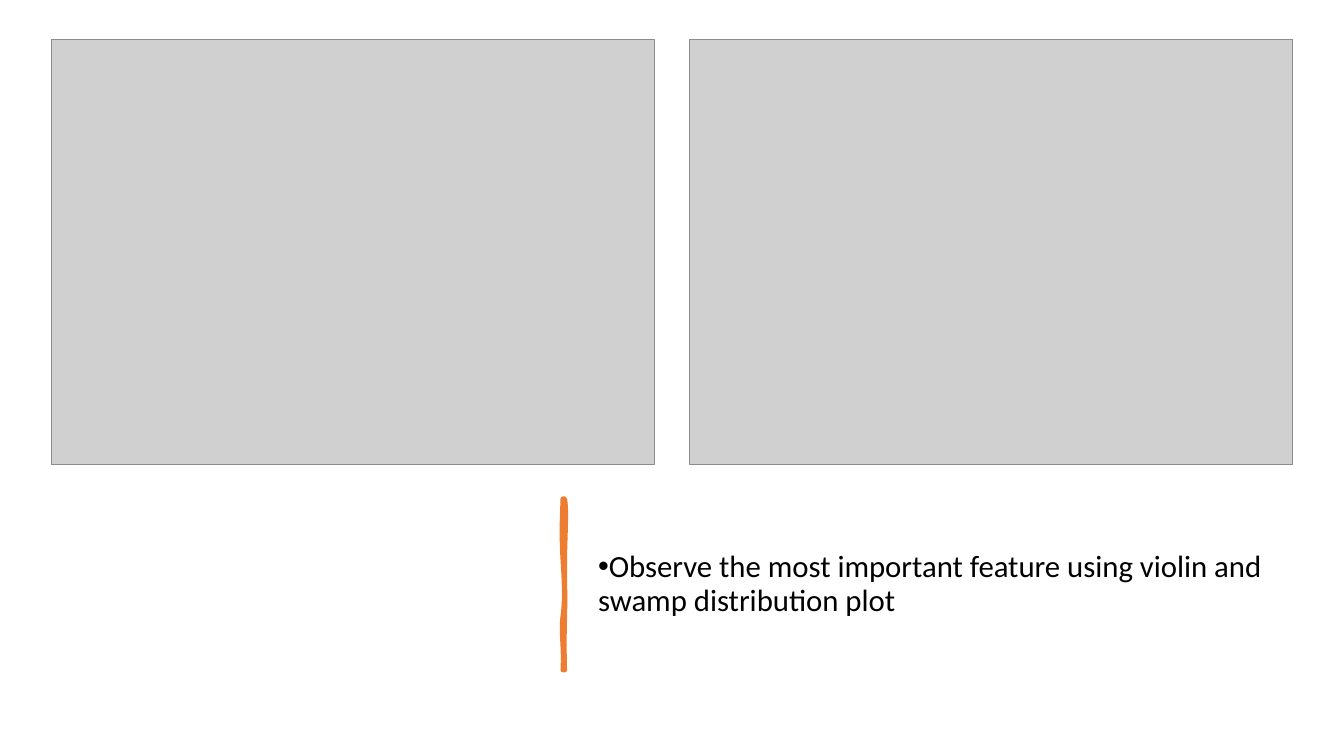
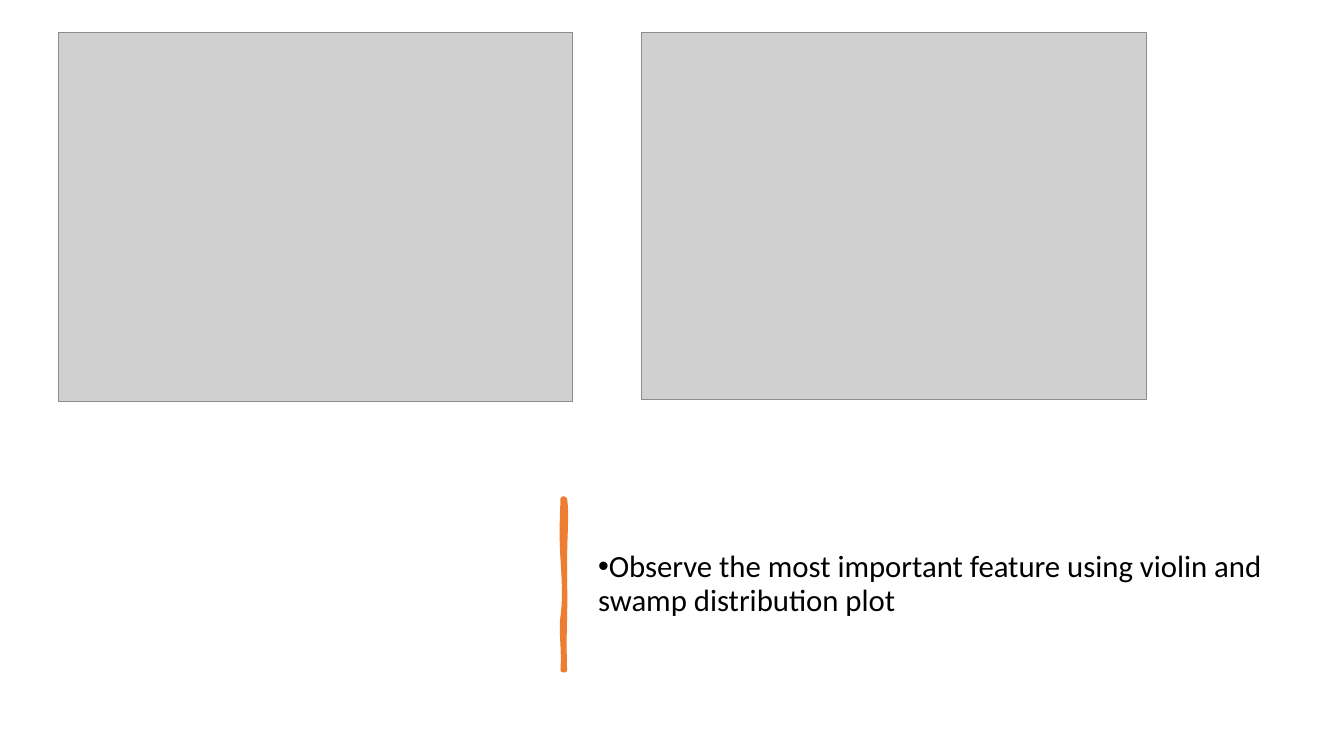
Before and after one commit to HienTruong89/Exploratory-data-analysis, a slide deck: slide 5 of Study cases/breastcancer/Breast cancer.pptx (slide 8 before the commit). Drawn at 1344x756 pixels with LibreOffice and Linux fonts; fonts in the diff are those of the drawing; grey boxes stand for pictures. Boxes give left, top, right and bottom in pixels: in the first picture for what was removed or moved away, otherwise in the second. Text is boxed around its words. In the diff, an @@ line names an element or a change of style, - is before the commit and + after.

```diff
--- a/Study cases/breastcancer/Breast cancer.pptx
+++ b/Study cases/breastcancer/Breast cancer.pptx
@@ picture: place and size @@
-picture at (51,39,654,465)
+picture at (58,32,573,401)
@@ picture: place and size @@
-picture at (690,39,1293,465)
+picture at (642,32,1147,400)
```
Also in this commit, not shown: 1 other slide changed, 4 slides added, 5 slides removed, 1 other file.
